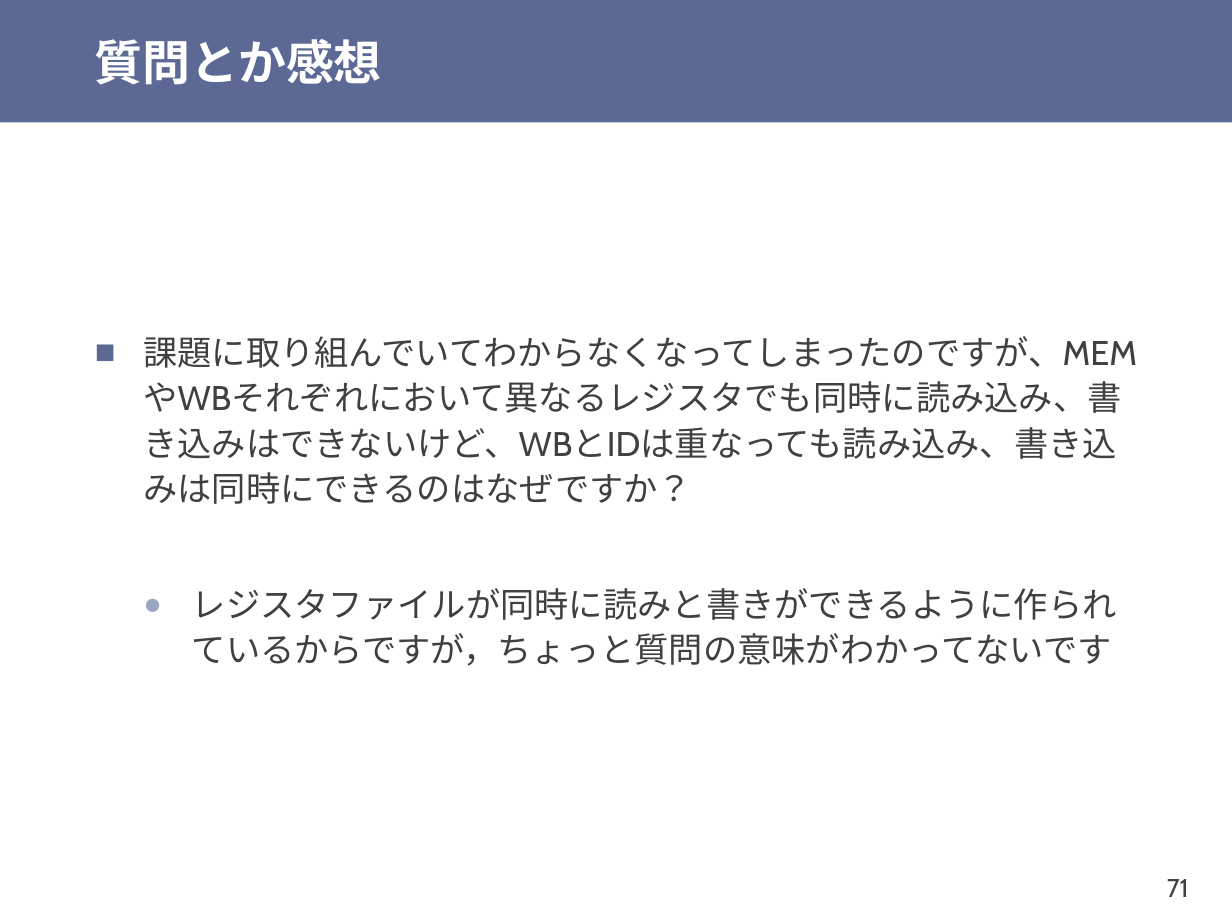
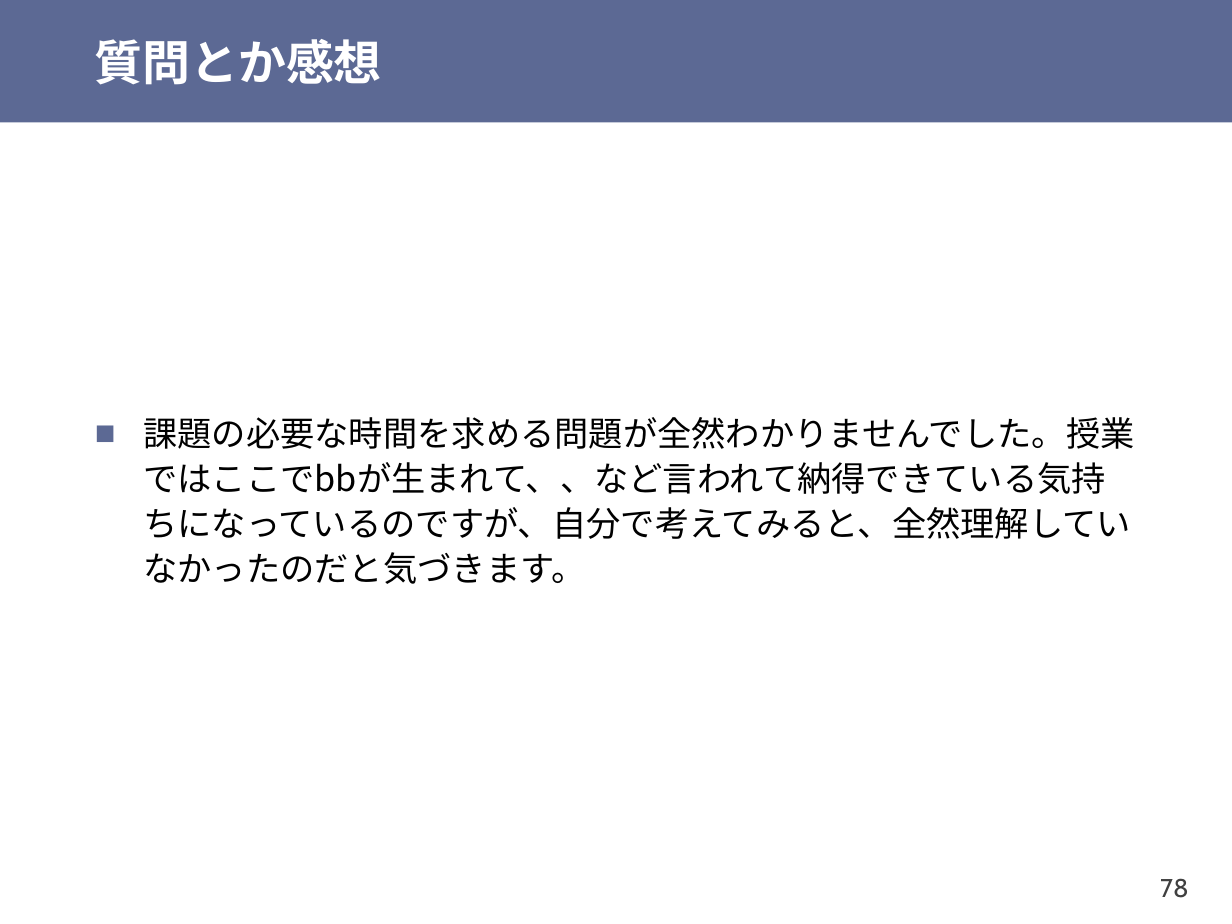
Before and after one commit to shioyadan/otya-computer-architecture-i, a slide deck: slide 78 of cai-shioya-08.pptx (slide 71 before the commit). Drawn at 1232x924 pixels with LibreOffice and Linux fonts; fonts in the diff are those of the drawing. Boxes give left, top, right and bottom in pixels: in the first picture for what was removed or moved away, otherwise in the second. Text is boxed around its words. In the diff, an @@ line names an element or a change of style, - is before the commit and + after.

```diff
--- a/cai-shioya-08.pptx
+++ b/cai-shioya-08.pptx
@@ text at (143,417,1134,584): text changed; font Cabin to Noto Sans CJK JP; text colour #404040 to #000000 @@
-■ 課題に取り組んでいてわからなくなってしまったのですが、MEMやWBそれぞれにおいて異なるレジスタでも同時に読み込み、書き込みはできないけど、WBとIDは重なっても読み込み、書き込みは同時にできるのはなぜですか？
-  ● レジスタファイルが同時に読みと書きができるように作られているからですが，ちょっと質問の意味がわかってないです
+■ 課題の必要な時間を求める問題が全然わかりませんでした。授業ではここでbbが生まれて、、など言われて納得できている気持ちになっているのですが、自分で考えてみると、全然理解していなかったのだと気づきます。
@@ page number at (1160,878,1188,898): text changed @@
-71
+78
```
Also in this commit, not shown: 24 other slides changed, 5 slides added, 9 slides removed, 1 other file.
